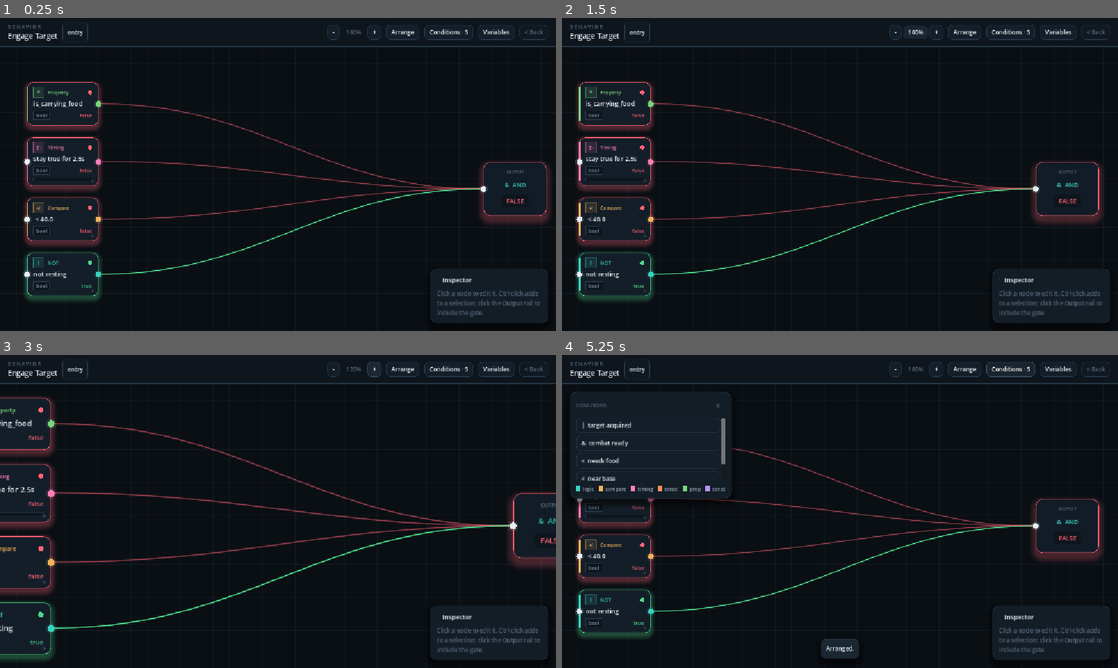
Above: before the commit, frames 1-4 (two rows, left to right).
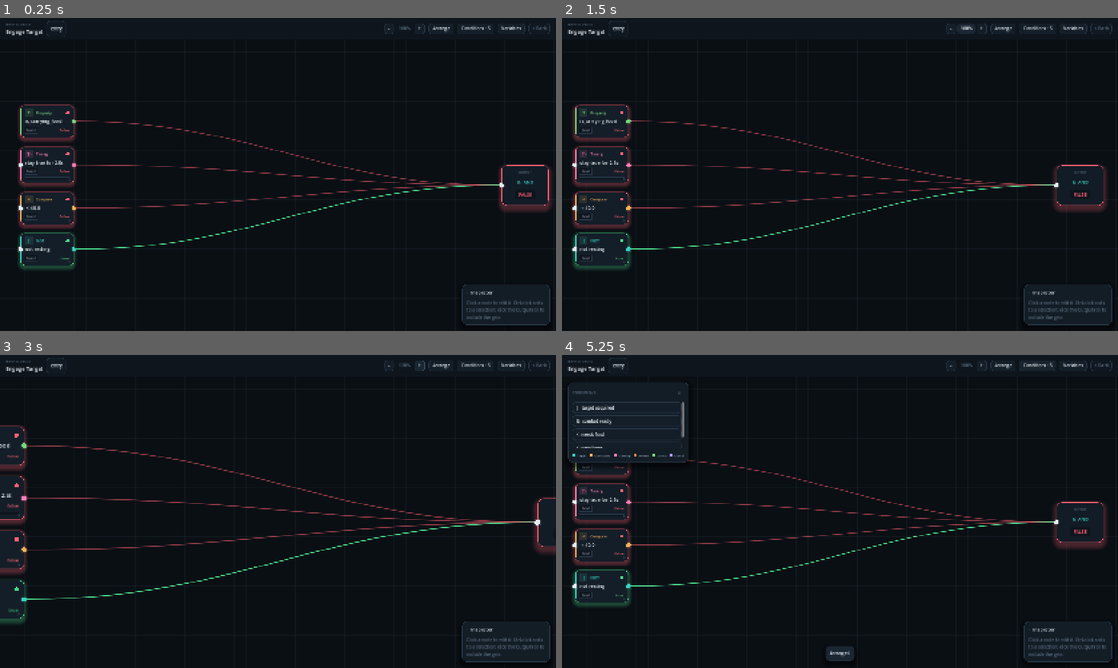
Above: after the commit, the same moments.

Repository: Ctharo/Chem-Ants
Game: Godot game, scene res://ui/condition_graph/condition_graph_editor.tscn
The game is run twice, just before and just after one commit, with the same random seed, the same clock (stepped at 60 frames per second) and the same inputs.
Inputs:
- Up to frame 1 (0.25 s): no input
- Up to frame 2 (1.5 s): click "-" at 0.5 s; click "83%" at 1.25 s
- Up to frame 3 (3 s): click "100%" at 2 s; click "+" at 2.75 s
- Up to frame 4 (5.25 s): click "120%" at 3.5 s; click "Arrange" at 4.25 s; click "Conditions · 5" at 5 s

The runs differ from the first frame. In frame 1, 9.3% of the frame differs, in the area x 0-100%, y 0-99%; in frame 2, 9.5%; in frame 3, 8.8%; in frame 4, 10%.
Error after the commit: Assertion failed: _focus(): path emptied - check _go_to()/_go_back(). (res://ui/condition_graph/condition_graph_editor.gd:520)

Commit message:
Auto-scale UI and remove legacy main scene
Adds adaptive UI scaling in `condition_graph_editor` by deriving `content_scale_factor` from window height, clamping/snapping it, and reapplying it on window resize and fullscreen toggles so the editor remains readable on high-resolution displays. Also removes the old `main.gd`, `main.gd.uid`, and `main.tscn` files that are no longer used.

Diff:
--- a/main.gd
+++ /dev/null
@@ -1 +0,0 @@
-extends Control
--- a/main.tscn
+++ /dev/null
@@ -1,12 +0,0 @@
-[gd_scene format=3 uid="uid://k0qtxp6psix8"]
-
-[ext_resource type="Script" uid="uid://cx7enkxqwfp0o" path="res://main.gd" id="1_ig7tw"]
-
-[node name="Main" type="Control" unique_id=867309691]
-layout_mode = 3
-anchors_preset = 15
-anchor_right = 1.0
-anchor_bottom = 1.0
-grow_horizontal = 2
-grow_vertical = 2
-script = ExtResource("1_ig7tw")
--- a/ui/condition_graph/condition_graph_editor.gd
+++ b/ui/condition_graph/condition_graph_editor.gd
@@ -30,6 +30,14 @@
 const SINGLE_CLICK_DELAY: float = 0.27
 const MIN_ZOOM: float = 0.4
 const MAX_ZOOM: float = 2.0
+const MIN_UI_SCALE: float = 0.75
+const MAX_UI_SCALE: float = 2.5
+## Height the layout was authored against; used to derive an automatic scale.
+const DESIGN_HEIGHT: float = 900.0
+
+var ui_scale: float = 1.0
+
+
 ## Payload tag for library -> canvas drag and drop.
 const DRAG_CONDITION: String = "chem_ants/condition_group"
 
@@ -241,6 +249,9 @@
 	world.move_child(rail, world.get_child_count() - 1)
 	behavior_label.text = behavior_title
 	stage.resized.connect(func() -> void: _build_viewport(true))
+	var win: Window = get_window()
+	win.size_changed.connect(func() -> void: _set_ui_scale(_auto_ui_scale()))
+	_set_ui_scale(_auto_ui_scale())
 	grid_layer.draw.connect(_draw_grid)
 	path = [tree_root]
 	expanded = _layer_expansion(tree_root.id)
@@ -506,6 +517,7 @@
 # Core helpers
 # ============================================================================
 func _focus() -> ConditionNodeData:
+	assert(not path.is_empty(), "_focus(): path emptied - check _go_to()/_go_back().")
 	return path[path.size() - 1]
 
 
@@ -2592,3 +2604,22 @@
 		else:
 			_go_back()
 		get_viewport().set_input_as_handled()
+
+func _set_ui_scale(next: float) -> void:
+	ui_scale = clampf(snappedf(next, 0.05), MIN_UI_SCALE, MAX_UI_SCALE)
+	get_window().content_scale_factor = ui_scale
+	# The root viewport resizes, which fires stage.resized -> _build_viewport.
+
+
+## Scale from the window's short edge so a 4K panel doesn't render 10px labels.
+func _auto_ui_scale() -> float:
+	var win_h: float = float(get_window().size.y)
+	return clampf(snappedf(win_h / DESIGN_HEIGHT, 0.25), MIN_UI_SCALE, MAX_UI_SCALE)
+
+
+func _toggle_fullscreen() -> void:
+	var win: Window = get_window()
+	var was_full: bool = win.mode == Window.MODE_FULLSCREEN \
+		or win.mode == Window.MODE_EXCLUSIVE_FULLSCREEN
+	win.mode = Window.MODE_WINDOWED if was_full else Window.MODE_FULLSCREEN
+	_set_ui_scale(_auto_ui_scale())
Not shown, removed: main.gd.uid
